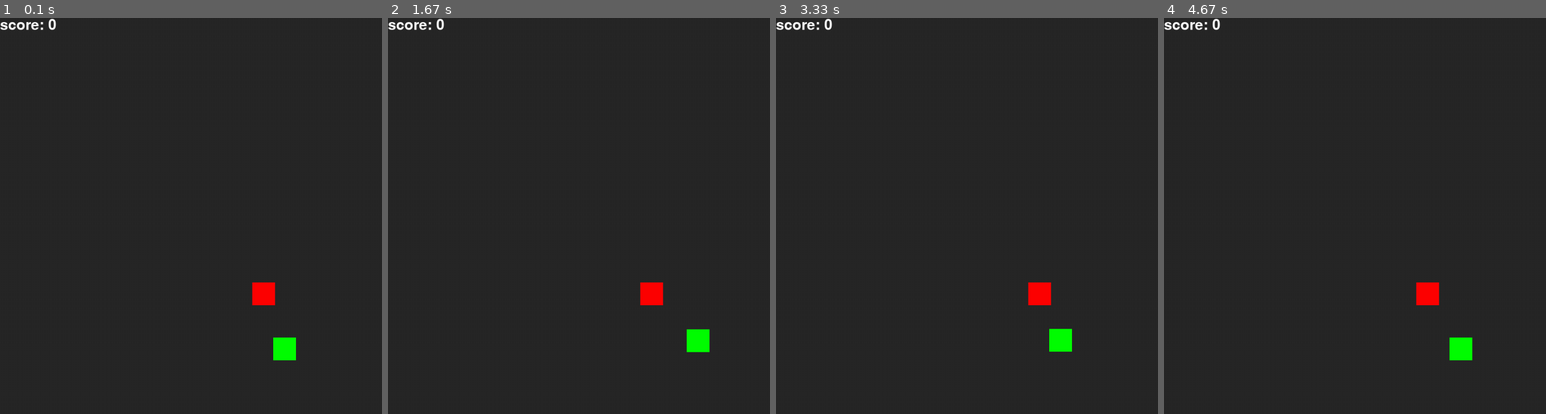
Above: before the commit, frames 1-4 (left to right).
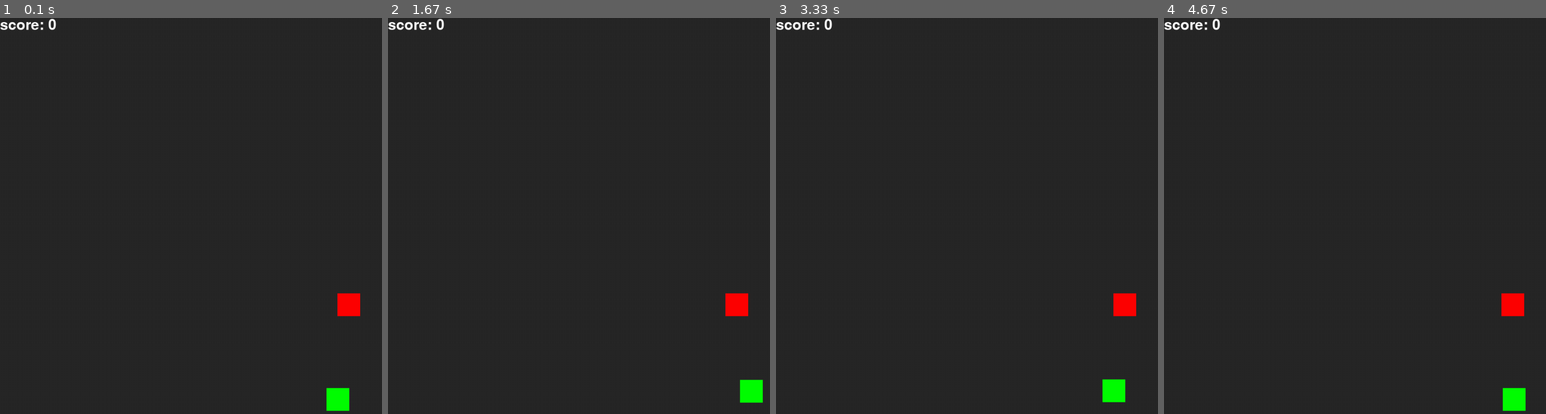
Above: after the commit, the same moments.

Repository: talindev/Python-Pygame-Snake-Game
Game: pygame game, started from snakegame.py
Two runs of this game, one before a commit and one after it. Both use one fixed random seed, a clock stepped at 60 frames per second and the inputs below.
Inputs:
- Up to frame 1 (0.1 s): no input
- Up to frame 2 (1.67 s): hold D 0.33-0.8 s; hold W 0.83-1.13 s; hold D 1.17-1.63 s
- Up to frame 3 (3.33 s): hold A 1.67-2.2 s; hold S 2.23-2.53 s; hold A 2.57-2.97 s; hold W from 3 s (still down)
- Up to frame 4 (4.67 s): release W at 3.37 s; hold D 3.4-4.03 s; hold S 4.07-4.43 s; hold A from 4.47 s (still down)

The runs differ from the first frame. In frame 1, 1.4% of the frame differs, in the area x 65-95%, y 66-100%; in frame 2, 1.4%, in the area x 65-99%, y 66-98%; in frame 3, 1.4%; in frame 4, 1.4%.

Commit message:
Add files via upload
+ Comments

Diff:
--- a/snakegame.py
+++ b/snakegame.py
@@ -1,17 +1,19 @@
+# importar as bibliotecas
 import pygame
 import random
 
+# inicializar pygame
 pygame.init()
 
-FOOD_X = random.randint(1,850)
-FOOD_Y = random.randint(1,850)
-SQUARE_X = random.randint(1,850)
-SQUARE_Y = random.randint(1,850)
+# declações dos limites de espaço
 SCREEN_WIDTH = 1000
 SCREEN_HEIGHT = 1000
+FOOD_X = random.randint(1,SCREEN_WIDTH - 50)
+FOOD_Y = random.randint(1,SCREEN_HEIGHT - 50)
+SQUARE_X = random.randint(1,SCREEN_WIDTH - 50)
+SQUARE_Y = random.randint(1,SCREEN_HEIGHT - 50)
 
-# FONTES
-
+# fontes e textos
 font = pygame.font.Font('freesansbold.ttf', 32)
 
 none = font.render('', True, (40,40,40))
@@ -24,53 +26,61 @@
 congrats_square.centerx = SCREEN_WIDTH // 2
 congrats_square.top = 10
 
+# sistema de score
 score_value = 0
 score = font.render(str(score_value), True, (255,255,255),)
 score_square = score.get_rect()
 
+# para checagem do spawn do texto de parabéns aos 10 pontos
 congrats_spawn = False
 
-# CHECAGEM DA COMIDA
-
+# checagem de spawn da comida
 food_spawn = True
 
-
+# aleatorização da posição
 def random_pos():
     return random.randint(1,1000), random.randint(1,1000)
 
+# declaração da janela do jogo
 screen = pygame.display.set_mode((SCREEN_WIDTH,SCREEN_HEIGHT))
 
+# estrutura retangular dos 2 elementos principais (cobra e comida)
 square = pygame.Rect((SQUARE_X,SQUARE_Y,50,50))
 food = pygame.Rect((FOOD_X,FOOD_Y,50,50))
 
+# array de segmentos para incremento do corpo da cobra
 segments = [square.copy()]
 length = 1
 
+
+# ÁREA DE TESTE OU RASCUNHO
 # square_center = square.copy()
 # food_center = food.copy()
 
+# declaração de cor 'color'
 color = (0,255,0)
 
+# loop do jogo
 run = True
 while run:
 
+    # preenchimento de tela para não bugar os segmentos
     screen.fill((40,40,40))
 
+    # inserção das fontes e textos
     none_square = none.get_rect(centerx=SCREEN_WIDTH // 2, top=10)
     congrats_square = congrats.get_rect(centerx=SCREEN_WIDTH // 2, top=10)
 
+    # inserção do sistema de score
     score = font.render('score: ' + str(score_value), True, (255, 255, 255), )
     screen.blit(score, score_square)
 
+    # desenho da cobra
     for segment in segments:
         pygame.draw.rect(screen, color, segment)
     pygame.draw.rect(screen, (255, 0, 0), food)
 
-    if segments[0].colliderect(food) == 1:
-        color = (0,0,255)
-    else:
-        color = (0,255,0)
-
+    # sistema de pressionamento de teclas e movimentação do jogador
     key = pygame.key.get_pressed()
     if key[pygame.K_w] == True:
         square.move_ip(0, -1)
@@ -81,27 +91,34 @@
     elif key[pygame.K_d] == True:
         square.move_ip(1, 0)
 
-    segments.append(square.copy())
-    segments = segments[-length:]
+    segments.append(square.copy()) # adição de quadrados novos no array por meio do comando 'append'
 
-    if segments[0].colliderect(food):
+
+    segments = segments[-length:] # Em Python, o operador de slicing [:] permite obter uma sublista de uma lista.
+                                  # segments[-length:] usa índices negativos. Em Python, um índice negativo começa do final da lista,
+                                  # com -1 sendo o último elemento, -2 sendo o penúltimo, e assim por diante.
+                                  # segments[-length:] significa "pegue os últimos 'length' elementos da lista 'segments'".
+                                  # Isso garante que, independentemente do número de segmentos adicionados,
+                                  # apenas os 'length' segmentos mais recentes sejam mantidos na lista.
+
+    if segments[0].colliderect(food): # checagem de colisão para incrementar a cobra, aumentando o score e adicionando os valores para o array
         FOOD_X, FOOD_Y = random_pos()
         food.topleft = (FOOD_X, FOOD_Y)
         score_value += 1
         length += 50
 
-    if score_value == 10:
+    if score_value == 10: # ativação da mensagem de parabéns
         screen.blit(congrats, congrats_square)
         congrats_spawn = True
 
-    if congrats_spawn == True:
+    if congrats_spawn == True: # desativação da mensagem de parabéns
         screen.blit(none, none_square)
         congrats_spawn = False
 
-    for event in pygame.event.get():
+    for event in pygame.event.get(): # evento de fechar o jogo
         if event.type == pygame.QUIT:
             run = False
 
-    pygame.display.update()
+    pygame.display.update() # atualização dos conteúdos do jogo
 
 pygame.quit()
